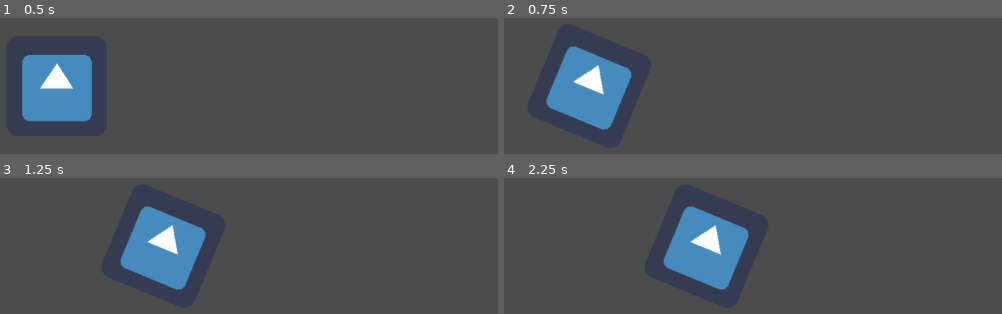
Above: before the commit, frames 1-4 (two rows, left to right).
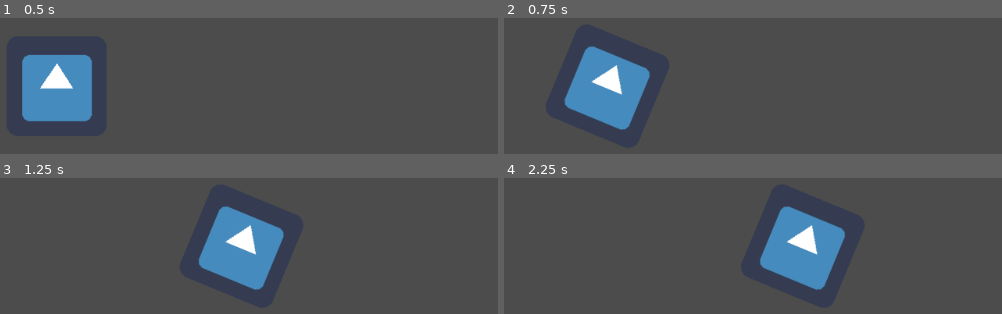
Above: after the commit, the same moments.

Repository: snowbillr/learning-godot
Game: Godot game, scene res://Main.tscn
Two runs of this game, one before a commit and one after it. Both use one fixed random seed, a clock stepped at 60 frames per second and the inputs below. The engine's default icon, where the game draws it, is replaced by a stand-in: a white triangle on a blue panel in a dark square.
Inputs:
- Up to frame 1 (0.5 s): no input
- Up to frame 2 (0.75 s): tap Enter at 0.5 s; hold Right (ui_right) from 0.53 s (still down); tap Shift (sprint, bound only after the commit) at 0.6 s
- Up to frame 3 (1.25 s): keep holding Right (ui_right)
- Up to frame 4 (2.25 s): release Right (ui_right) at 1.28 s; hold Left (ui_left) 1.28-2.03 s; tap Shift (sprint, bound only after the commit) at 1.35, 2.1 s; tap Space at 2 s; hold Right (ui_right) from 2.03 s (still down)

Frame 1 is identical in both runs. In frame 2, 5.8% of the frame differs, in the area x 8-30%, y 20-83%; in frame 3, 14%; in frame 4, 14%, in the area x 31-69%, y 20-83%.

Commit message:
triggers with data

Diff:
--- a/fizzy/FizzyMachine.gd
+++ b/fizzy/FizzyMachine.gd
@@ -14,17 +14,21 @@
     target = get_node(target_path)
     states = get_children()
 
+    for state in states:
+        state.target = target
+        state.fsm = self
+
     transition_to(initial_state_name, {})
 
 func transition_to(state_name: String, data) -> void:
     if current_state and current_state.has_method("fizzy_exit"):
-        current_state.fizzy_exit(target, self, data)
+        current_state.fizzy_exit(data)
         current_state_transition_triggers = []
 
     current_state = _get_state_by_name(state_name)
 
     if current_state.has_method("fizzy_enter"):
-        current_state.fizzy_enter(target, self, data)
+        current_state.fizzy_enter(data)
 
 func register_transition_trigger(to: String, trigger) -> void:
     current_state_transition_triggers.append({
@@ -34,25 +38,26 @@
 
 func _process(delta: float) -> void:
     if current_state and current_state.has_method("fizzy_process"):
-        current_state.fizzy_process(target, self, delta)
+        current_state.fizzy_process(delta)
 
     for transition_trigger in current_state_transition_triggers:
-        var trigger_value = transition_trigger["trigger"].call_func(target)
+        var trigger_value = transition_trigger["trigger"].call_func()
         if trigger_value != null:
+            print("transition triggered to " + transition_trigger["to"])
             transition_to(transition_trigger["to"], trigger_value)
             break;
 
 func _physics_process(delta: float) -> void:
     if current_state and current_state.has_method("fizzy_physics_process"):
-        current_state.fizzy_physics_process(target, self, delta)
+        current_state.fizzy_physics_process(delta)
 
 func _input(event: InputEvent) -> void:
     if current_state and current_state.has_method("fizzy_input"):
-        current_state.fizzy_input(target, self, event)
+        current_state.fizzy_input(event)
 
 func _unhandled_input(event: InputEvent) -> void:
     if current_state and current_state.has_method("fizzy_unhandled_input"):
-        current_state.fizzy_unhandled_input(target, self, event)
+        current_state.fizzy_unhandled_input(event)
 
 func _get_state_by_name(state_name: String) -> Node:
     for state in states:
--- a/fizzy/Main.tscn
+++ b/fizzy/Main.tscn
@@ -6,6 +6,7 @@
 [ext_resource path="res://Main.gd" type="Script" id=4]
 [ext_resource path="res://icon.png" type="Texture" id=5]
 [ext_resource path="res://Player.gd" type="Script" id=6]
+[ext_resource path="res://sprint.gd" type="Script" id=7]
 
 [node name="Node" type="Node"]
 script = ExtResource( 4 )
@@ -27,3 +28,11 @@
 
 [node name="walking" type="Node" parent="Player/FSM"]
 script = ExtResource( 3 )
+
+[node name="sprint" type="Node" parent="Player/FSM"]
+script = ExtResource( 7 )
+
+[node name="Timer" type="Timer" parent="Player/FSM/sprint"]
+wait_time = 0.5
+one_shot = true
+[connection signal="timeout" from="Player/FSM/sprint/Timer" to="Player/FSM/sprint" method="_on_Timer_timeout"]
--- a/fizzy/idle.gd
+++ b/fizzy/idle.gd
@@ -1,22 +1,17 @@
 extends Node
 
-func fizzy_enter(target, fsm, data) -> void:
+var target
+var fsm: FizzyMachine
+
+func fizzy_enter(data) -> void:
     fsm.register_transition_trigger("walking", funcref(self, "_walking_trigger"))
 
-func fizzy_exit(target, fsm, data) -> void:
-    print("idle exit")
+func fizzy_exit(data) -> void:
+    pass
 
-#func fizzy_input(target, fsm, event: InputEvent):
-#    if event is InputEventKey and event.is_pressed():
-#        match event.as_text():
-#            "Left":
-#                fsm.transition_to("walking", { "direction": "left" })
-#            "Right":
-#                fsm.transition_to("walking", { "direction": "right" })
-
-func _walking_trigger(target):
+func _walking_trigger():
     if Input.is_action_just_pressed("ui_left"):
-        return { "direction": "left" }
+        return { "direction": Vector2.LEFT }
     if Input.is_action_just_pressed("ui_right"):
-        return { "direction": "right" }
+        return { "direction": Vector2.RIGHT }
     return null
--- a/fizzy/project.godot
+++ b/fizzy/project.godot
@@ -24,6 +24,14 @@
 run/main_scene="res://Main.tscn"
 config/icon="res://icon.png"
 
+[input]
+
+sprint={
+"deadzone": 0.5,
+"events": [ Object(InputEventKey,"resource_local_to_scene":false,"resource_name":"","device":0,"alt":false,"shift":false,"control":false,"meta":false,"command":false,"pressed":false,"scancode":16777237,"unicode":0,"echo":false,"script":null)
+ ]
+}
+
 [rendering]
 
 environment/default_environment="res://default_env.tres"
--- a/fizzy/script_templates/fizzy_state.gd
+++ b/fizzy/script_templates/fizzy_state.gd
@@ -1,19 +1,22 @@
 extends %BASE%
 
-func fizzy_enter(target, fsm, data)%VOID_RETURN%:
+var target
+var fsm: FizzyMachine
+
+func fizzy_enter(data)%VOID_RETURN%:
     pass
 
-func fizzy_exit(target, fsm, data)%VOID_RETURN%:
+func fizzy_exit(data)%VOID_RETURN%:
     pass
 
-func fizzy_process(target, fsm, delta%FLOAT_TYPE%)%VOID_RETURN%:
+func fizzy_process(delta%FLOAT_TYPE%)%VOID_RETURN%:
     pass
 
-func fizzy_physics_process(target, fsm, delta%FLOAT_TYPE%)%VOID_RETURN%:
+func fizzy_physics_process(delta%FLOAT_TYPE%)%VOID_RETURN%:
     pass
 
-func fizzy_input(target, fsm, event: InputEvent)%VOID_RETURN%:
+func fizzy_input(event: InputEvent)%VOID_RETURN%:
     pass
 
-func fizzy_unhandled_input(target, fsm, event: InputEvent)%VOID_RETURN%:
+func fizzy_unhandled_input(event: InputEvent)%VOID_RETURN%:
     pass
--- /dev/null
+++ b/fizzy/sprint.gd
@@ -0,0 +1,48 @@
+extends Node
+
+var target
+var fsm: FizzyMachine
+
+var speed = 400
+var finished = false
+var direction
+
+func fizzy_enter(data) -> void:
+    direction = data
+    target.get_node("Sprite").rotation = direction.x * PI / 8
+    finished = false
+    $Timer.start()
+
+    fsm.register_transition_trigger("idle", funcref(self, "_idle_trigger"))
+    fsm.register_transition_trigger("walking", funcref(self, "_walking_trigger"))
+
+func fizzy_exit(data) -> void:
+    target.get_node("Sprite").rotation = 0
+
+func fizzy_process(delta: float) -> void:
+    target.position += direction * speed * delta
+
+func fizzy_physics_process(delta: float) -> void:
+    pass
+
+func fizzy_input(event: InputEvent) -> void:
+    pass
+
+func fizzy_unhandled_input(event: InputEvent) -> void:
+    pass
+
+func _idle_trigger():
+    if finished and not Input.is_action_pressed("ui_left") and not Input.is_action_pressed("ui_right"):
+        return true
+    return null
+
+func _walking_trigger():
+    if finished:
+        if Input.is_action_pressed("ui_left"):
+            return { "direction": Vector2.LEFT }
+        if Input.is_action_pressed("ui_right"):
+            return { "direction": Vector2.RIGHT }
+    return null
+
+func _on_Timer_timeout() -> void:
+    finished = true
--- a/fizzy/walking.gd
+++ b/fizzy/walking.gd
@@ -1,29 +1,40 @@
 extends Node
+
+var target
+var fsm: FizzyMachine
 
 var speed = 200
 var direction
 
-func fizzy_enter(target, fsm, data) -> void:
-    print("walking enter")
-
-    if data["direction"] == "left":
-        direction = Vector2.LEFT
-        target.get_node("Sprite").rotation = -PI / 8
-    else:
-        direction = Vector2.RIGHT
-        target.get_node("Sprite").rotation = PI / 8
+func fizzy_enter(data) -> void:
+    direction = data["direction"]
+    target.get_node("Sprite").rotation = direction.x * PI / 8
 
     fsm.register_transition_trigger("idle", funcref(self, "_idle_trigger"))
+    fsm.register_transition_trigger("walking", funcref(self, "_turnaround_trigger"))
+    fsm.register_transition_trigger("sprint", funcref(self, "_sprint_trigger"))
 
-func fizzy_exit(target, fsm, data) -> void:
+func fizzy_exit(data) -> void:
     target.get_node("Sprite").rotation = 0
 
-func fizzy_process(target, fsm, delta):
+func fizzy_process(delta):
     target.position += direction * speed * delta
 
-func _idle_trigger(target):
+func _idle_trigger():
     if direction == Vector2.LEFT and Input.is_action_just_released("ui_left"):
         return true
     elif direction == Vector2.RIGHT and Input.is_action_just_released("ui_right"):
         return true
     return null
+
+func _turnaround_trigger():
+    if direction == Vector2.LEFT and Input.is_action_just_pressed("ui_right"):
+        return { "direction": Vector2.RIGHT }
+    elif direction == Vector2.RIGHT and Input.is_action_just_pressed("ui_left"):
+        return { "direction": Vector2.LEFT }
+    return null
+
+func _sprint_trigger():
+    if Input.is_action_just_pressed("sprint"):
+        return direction
+    return null
Not shown: 1 places in fizzy/Main.tscn that only renumber resources
